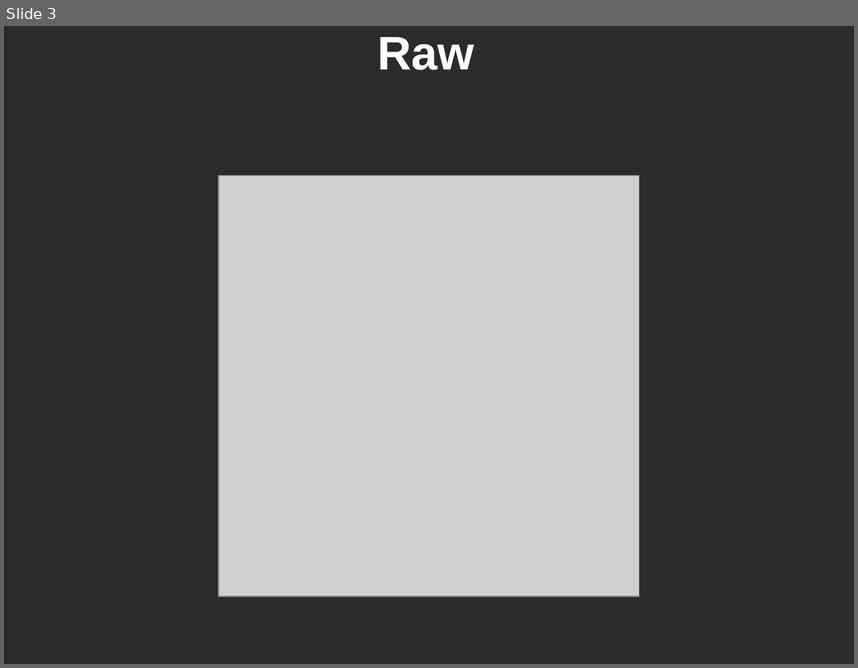
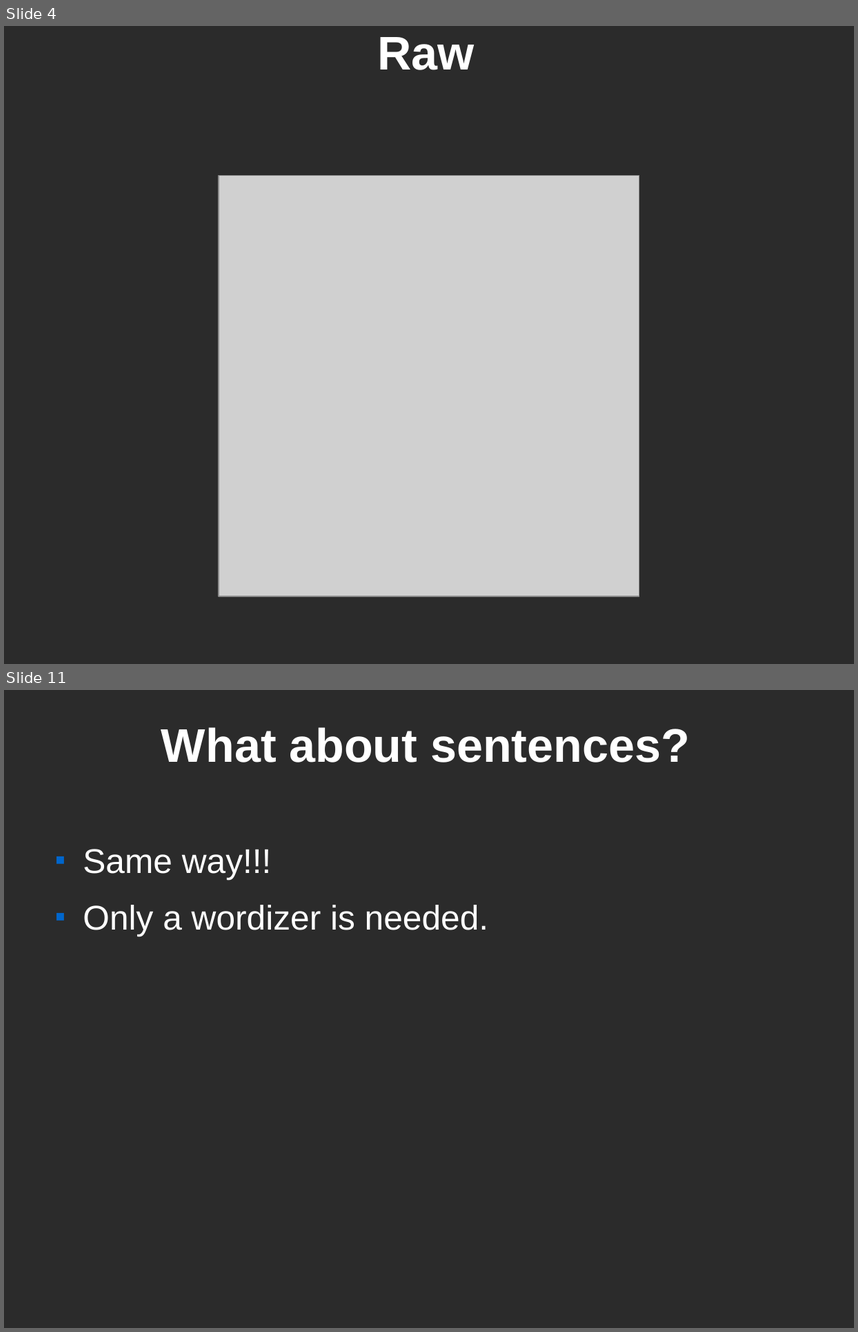
Before and after one commit to Tarrasch/AlphaBiscuit, a slide deck: presentation/biscuits.odp. Shown one above the other, each under a label of ours: slide 3 before the commit, slides 4 and 11 after it; the slides between them are not shown. The pictures are 858x668 and 858x1332 pixels, drawn with LibreOffice and Linux fonts; fonts in the diff are those of the drawing; grey boxes stand for pictures; background and template pictures are left out; a plain dark background stands for a picture behind light text. Boxes give left, top, right and bottom in pixels: in the first picture for what was removed or moved away, otherwise in the second. Text is boxed around its words. In the diff, an @@ line names an element or a change of style, - is before the commit and + after.

```diff
--- a/presentation/biscuits.odp
+++ b/presentation/biscuits.odp
@@ slide 11 added at (4, 690, 854, 1328), background picture (left out) @@
@@ title added at (161, 727, 689, 762), 44 pt, text #FFFFFF, bold @@
+What about sentences?
@@ text added at (83, 849, 488, 936), 32 pt, text #FFFFFF @@
+■ Same way!!!
+■ Only a wordizer is needed.
@@ what was slide 3 is now slide 4 @@
```
Also in this commit, not shown: 2 slides changed, 10 other slides added, 2 other files.
